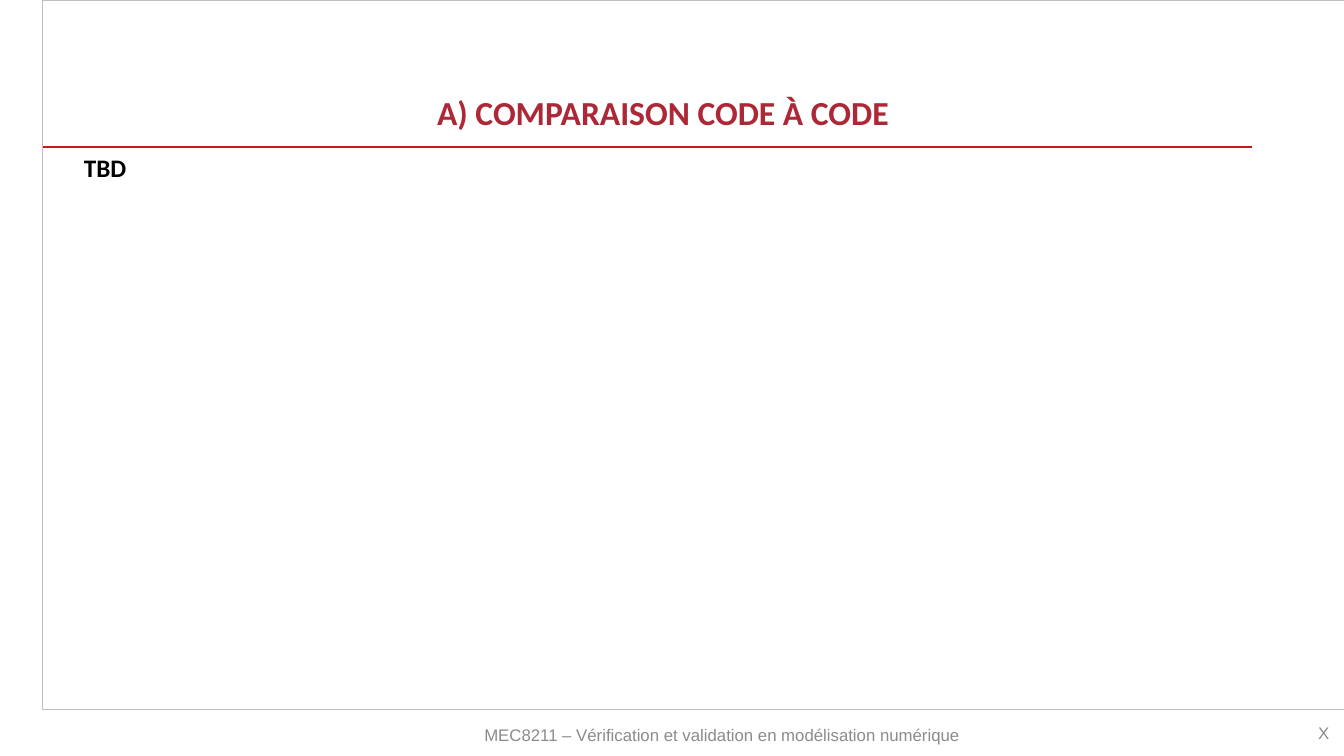
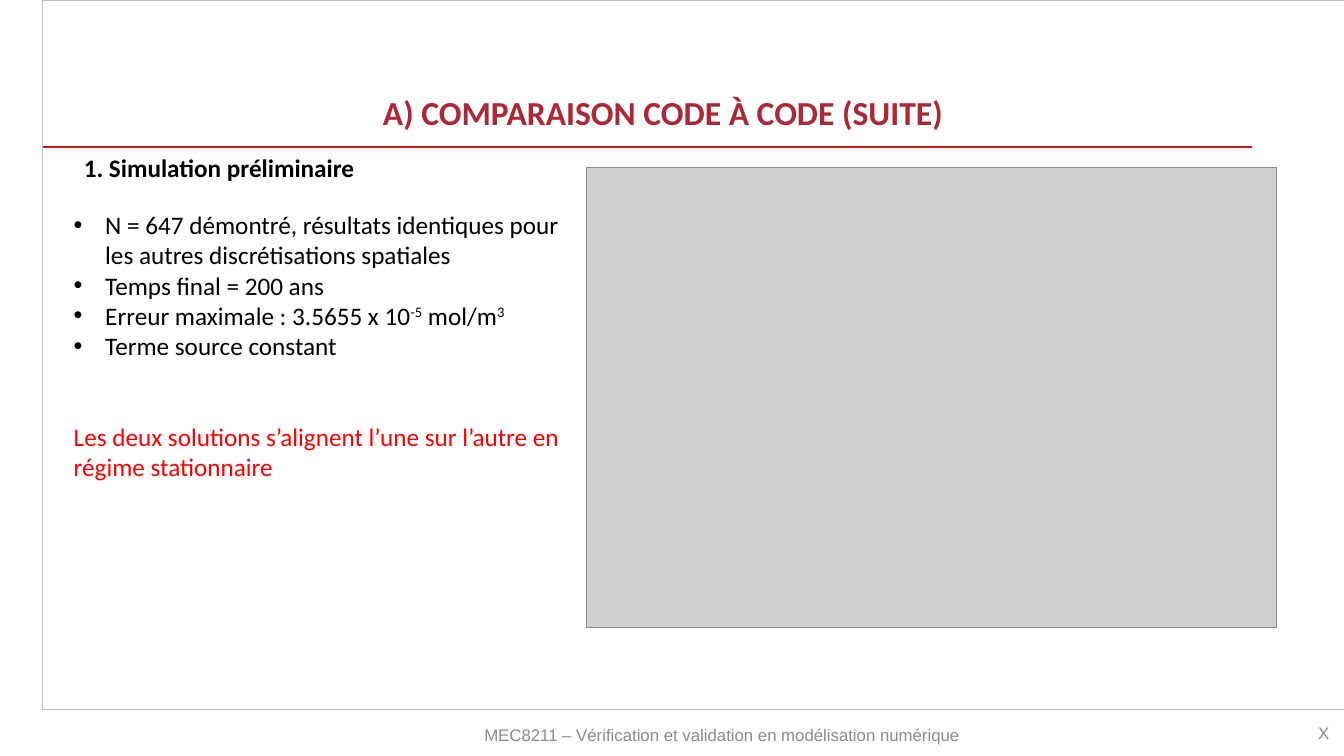
Before and after one commit to tiduru/MEC8211_VetV, a slide deck: slide 3 of Devoir2/MEC8211_Devoir2.pptx (slide 2 before the commit). Drawn at 1344x756 pixels with LibreOffice and Linux fonts; fonts in the diff are those of the drawing; grey boxes stand for pictures; background and template pictures are left out. Boxes give left, top, right and bottom in pixels: in the first picture for what was removed or moved away, otherwise in the second. Text is boxed around its words. In the diff, an @@ line names an element or a change of style, - is before the commit and + after.

```diff
--- a/Devoir2/MEC8211_Devoir2.pptx
+++ b/Devoir2/MEC8211_Devoir2.pptx
@@ title at (x1=383, y1=97, x2=943, y2=130): text changed @@
-A) COMPARAISON CODE À CODE
+A) COMPARAISON CODE À CODE (SUITE)
@@ text at (x1=84, y1=159, x2=354, y2=181): text changed @@
-TBD
+1. Simulation préliminaire
@@ picture added at (x1=586, y1=167, x2=1276, y2=628) @@
@@ text added at (x1=74, y1=216, x2=559, y2=481), 18 pt, text #000000 @@
+• N = 647 démontré, résultats identiques pour les autres discrétisations spatiales
+• Temps final = 200 ans
+• Erreur maximale : 3.5655 x 10-5 mol/m3
+• Terme source constant
+Les deux solutions s’alignent l’une sur l’autre en régime stationnaire
```
Also in this commit, not shown: 1 other slide changed, 4 slides added, 5 other files.
